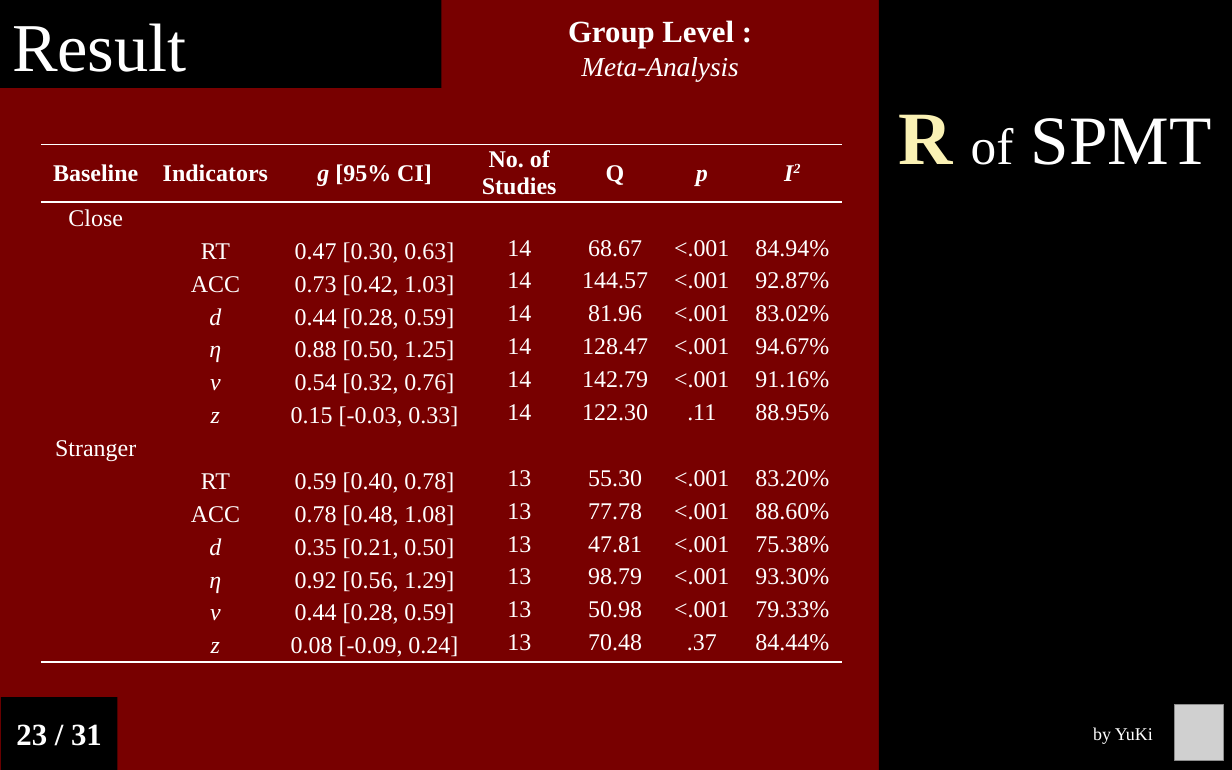
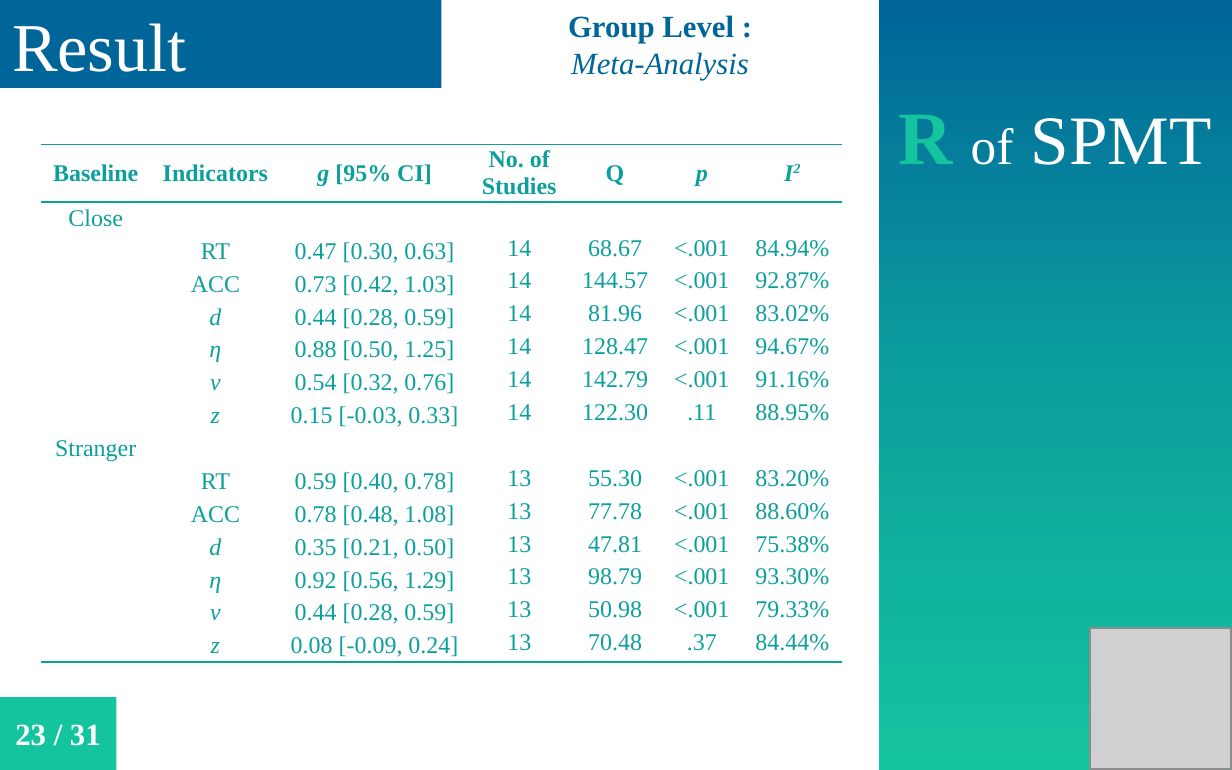
Before and after one commit to Chuan-Peng-Lab/ReliabilitySPE, a slide deck: slide 19 of 6_Reports/6_3_Phase_3/25th_NCP.pptx. Drawn at 1232x770 pixels with LibreOffice and Linux fonts; fonts in the diff are those of the drawing; grey boxes stand for pictures. Boxes give left, top, right and bottom in pixels: in the first picture for what was removed or moved away, otherwise in the second. Text is boxed around its words. In the diff, an @@ line names an element or a change of style, - is before the commit and + after.

```diff
--- a/6_Reports/6_3_Phase_3/25th_NCP.pptx
+++ b/6_Reports/6_3_Phase_3/25th_NCP.pptx
@@ background #780000 to #FFFFFF @@
@@ rectangle "Result" at [0,0,441,87]: fill #000000 to #006699 @@
@@ text "Group Level :" at [568,15,749,80]: text colour #FFFFFF to #006699; size 16 to 18 pt in "Meta-Analysis" @@
@@ rectangle "R of SPMT" at [878,0,1232,770]: text colour #FAF1B4 to #14C49F, letter outline #FAF1B4 0.75 pt to #FFFFFF 0.75 pt in "R"; fill #000000 to gradient #006699 to #0CA09D to #14C49F @@
@@ table at [41,144,841,662] @@
@@ text colour #FFFFFF to #0CA09D @@
@@ borders changed @@
@@ picture added at [1090,628,1231,769] @@
@@ rectangle "23 / 31" at [0,697,116,770]: fill #000000 to #14C49F @@
@@ picture removed at [1174,705,1223,760] @@
@@ text removed at [1093,727,1153,744] @@
-by YuKi
```
Also in this commit, not shown: 29 other slides changed, 2 other files.
